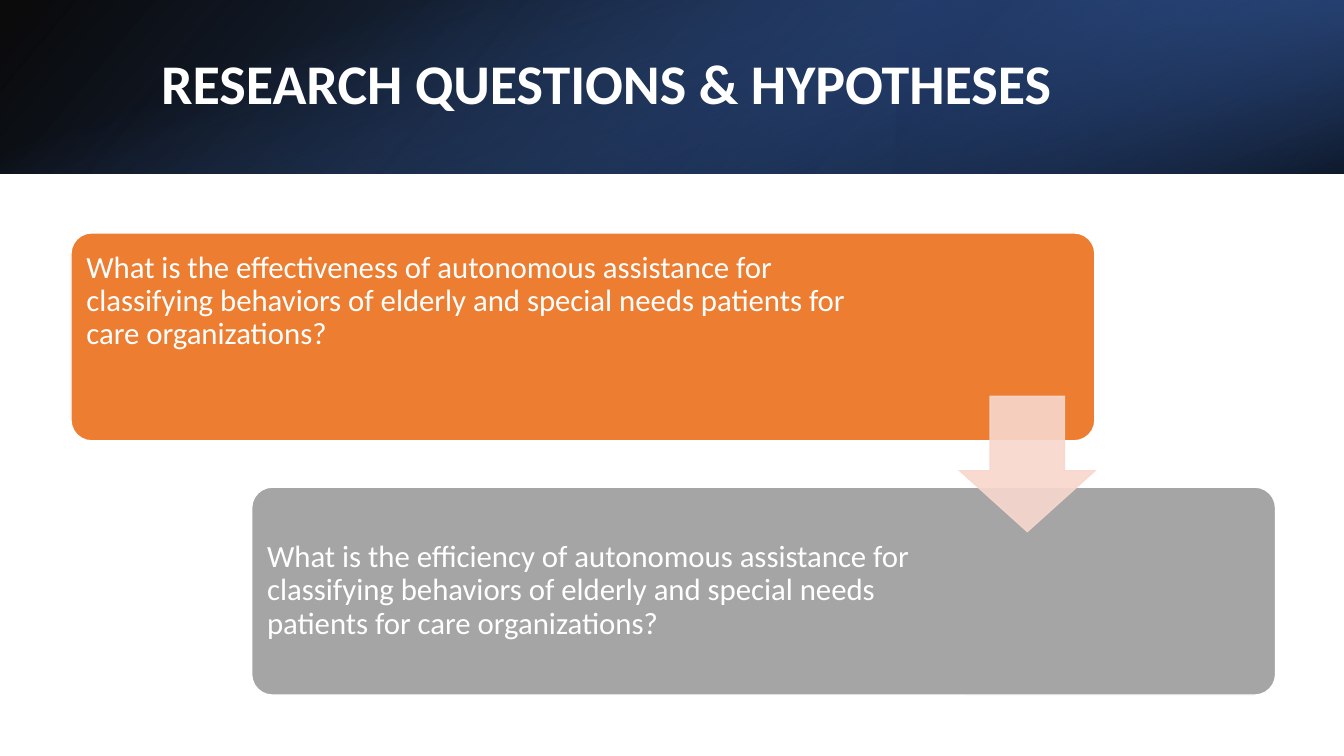
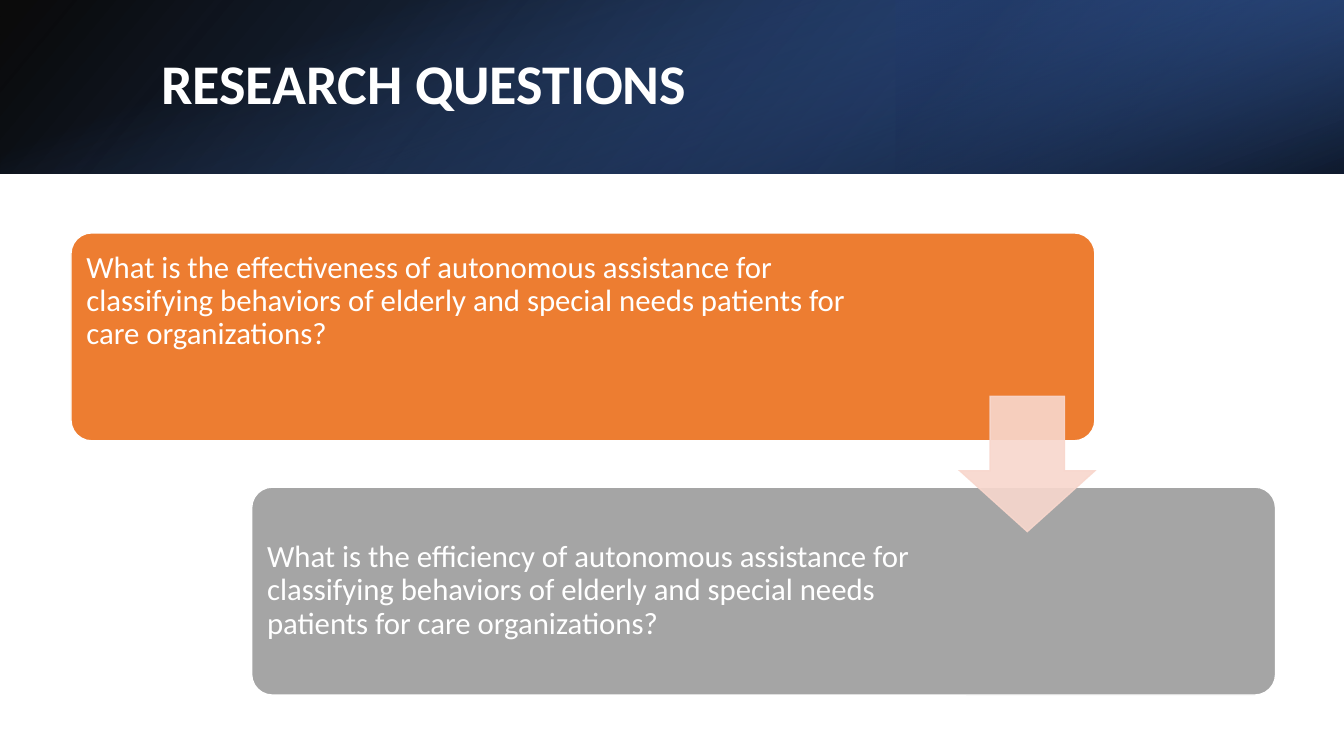
Before and after one commit to dr-natetorious/Dissertation, a slide deck: slide 4 of OralDefenseDeck.pptx. Drawn at 1344x756 pixels with LibreOffice and Linux fonts; fonts in the diff are those of the drawing; background and template pictures are left out. Boxes give left, top, right and bottom in pixels: in the first picture for what was removed or moved away, otherwise in the second. Text is boxed around its words. In the diff, an @@ line names an element or a change of style, - is before the commit and + after.

```diff
--- a/OralDefenseDeck.pptx
+++ b/OralDefenseDeck.pptx
@@ text at (161, 67, 686, 111): text changed @@
-RESEARCH QUESTIONS & HYPOTHESES
+RESEARCH QUESTIONS
```
Also in this commit, not shown: 2 other slides changed, 1 slide added, 1 slide removed.
